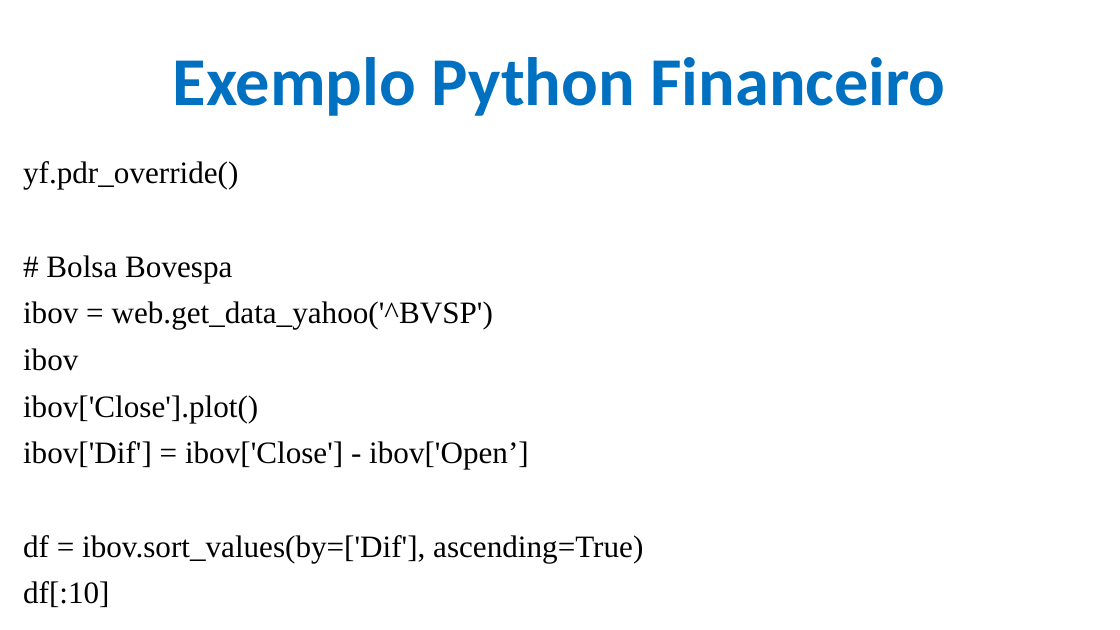
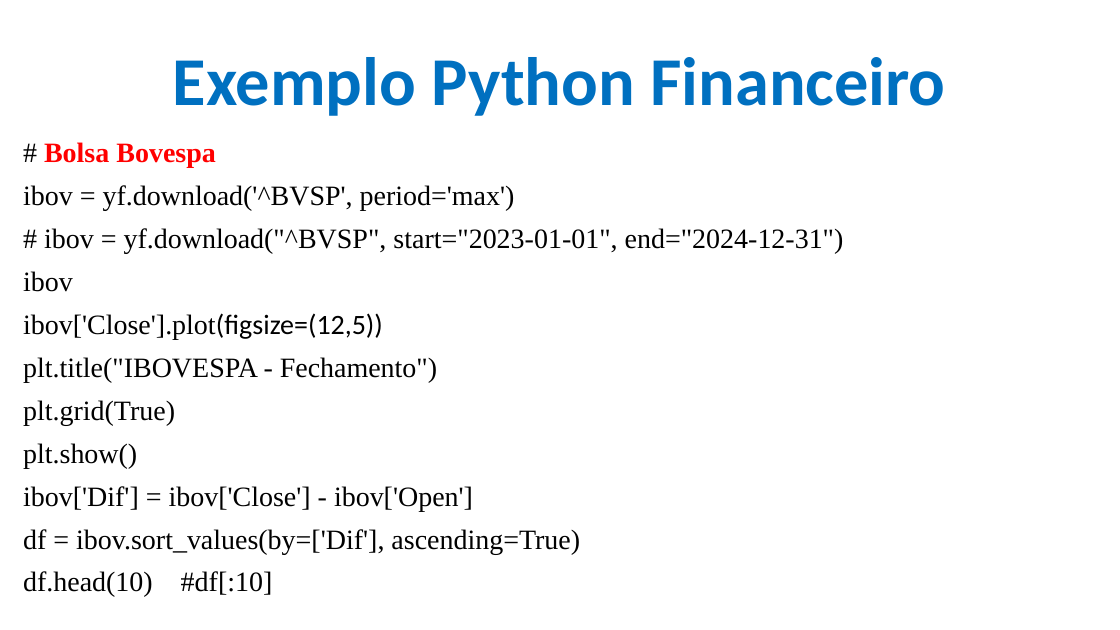
Before and after one commit to CloudEducationBrazil/WydenArea1AplicacaoCloudIndustria40Python, a slide deck: slide 16 of 01 Classes/Aula 07 - Aplicação Cloud Indústria 40 Python IoT Plataforma Outras Soluções.pptx. Drawn at 1120x630 pixels with LibreOffice and Linux fonts; fonts in the diff are those of the drawing; background and template pictures are left out. Boxes give left, top, right and bottom in pixels: in the first picture for what was removed or moved away, otherwise in the second. Text is boxed around its words. In the diff, an @@ line names an element or a change of style, - is before the commit and + after.

```diff
--- a/01 Classes/Aula 07 - Aplicação Cloud Indústria 40 Python IoT Plataforma Outras Soluções.pptx
+++ b/01 Classes/Aula 07 - Aplicação Cloud Indústria 40 Python IoT Plataforma Outras Soluções.pptx
@@ text "# Bolsa Bovespa": place and size @@
-text "# Bolsa Bovespa" at [23,161,643,607]
+text "# Bolsa Bovespa" at [23,142,844,597]
@@ text at [23,142,580,554]: size 20 to 18 pt in "# Bolsa Bovespa", "ibov", "df = ibov.sort_values(by=['Dif'], ascending=True)"; text colour #000000 to #FF0000, bold on in "Bolsa Bovespa" @@
@@ text at [23,161,238,189]: paragraph removed @@
-yf.pdr_override()
@@ text at [23,185,844,253]: text changed; size 20 to 18 pt @@
-ibov = web.get_data_yahoo('^BVSP')
+ibov = yf.download('^BVSP', period='max')
+# ibov = yf.download("^BVSP", start="2023-01-01", end="2024-12-31")
@@ text at [23,313,473,511]: text changed; size 20 to 18 pt @@
-ibov['Close'].plot()
-ibov['Dif'] = ibov['Close'] - ibov['Open’]
+ibov['Close'].plot(figsize=(12,5))
+plt.title("IBOVESPA - Fechamento")
+plt.grid(True)
+plt.show()
+ibov['Dif'] = ibov['Close'] - ibov['Open']
@@ text at [23,571,273,597]: text changed; size 20 to 18 pt @@
-df[:10]
+df.head(10) #df[:10]
```
Also in this commit, not shown: 8 other slides changed, 1 other file.
